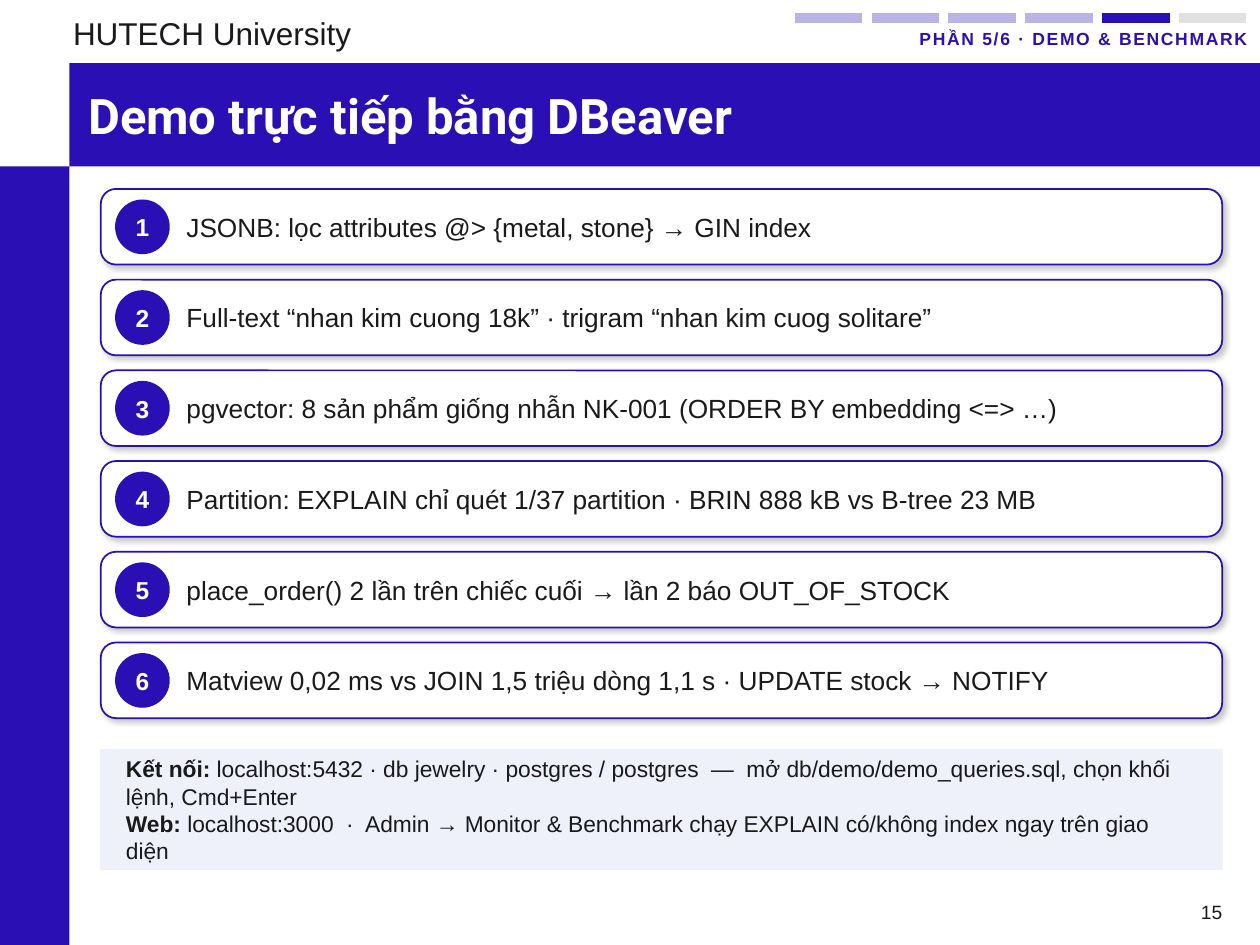
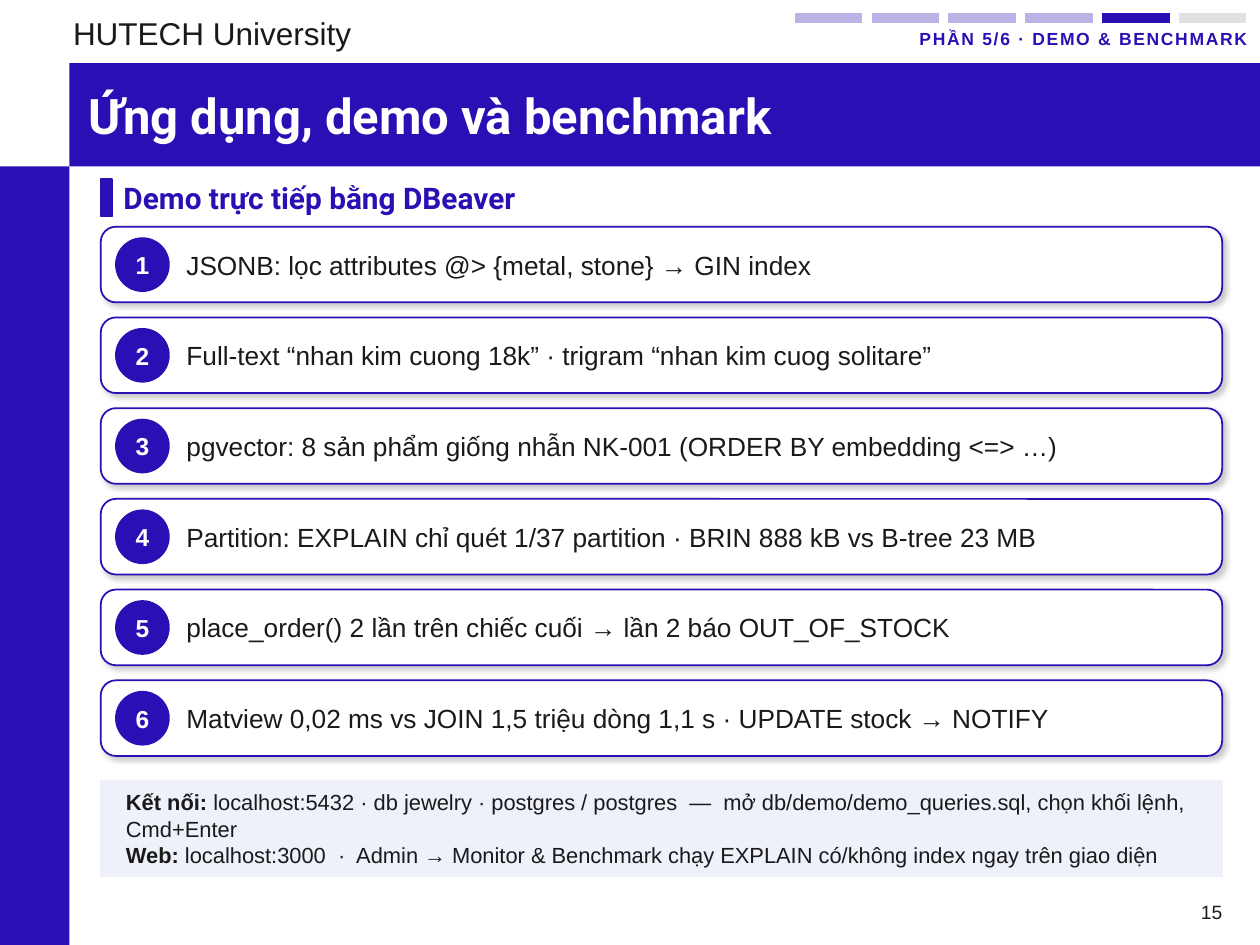
Before and after one commit to phunganhtuan123/master-csdl, a slide deck: slide 15 of docs/Slide_CSDL_Nhom6_PostgreSQL.pptx. Drawn at 1260x945 pixels with LibreOffice and Linux fonts; fonts in the diff are those of the drawing; background and template pictures are left out. Boxes give left, top, right and bottom in pixels: in the first picture for what was removed or moved away, otherwise in the second. Text is boxed around its words. In the diff, an @@ line names an element or a change of style, - is before the commit and + after.

Commit message:
Phụ lục C đúng cây thư mục master-csdl; build chạy được ở máy khác; slide: thanh tiêu đề = tên phần, tiêu đề riêng xuống body

```diff
--- a/docs/Slide_CSDL_Nhom6_PostgreSQL.pptx
+++ b/docs/Slide_CSDL_Nhom6_PostgreSQL.pptx
@@ title added at (x1=88, y1=89, x2=771, y2=144), 28 pt, text #FFFFFF, bold @@
+Ứng dụng, demo và benchmark
@@ rectangle added at (x1=101, y1=179, x2=112, y2=217), fill #2A10B4, outline #2A10B4 1 pt @@
@@ text "Demo trực tiếp bằng DBeaver" moved from (x1=88, y1=94, x2=732, y2=144) to (x1=123, y1=185, x2=515, y2=216) @@
@@ text "Demo trực tiếp bằng DBeaver" at (x1=123, y1=185, x2=515, y2=216): size 28 to 17 pt, text colour #FFFFFF to #2A10B4 @@
@@ rounded rectangle moved from (x1=101, y1=643, x2=1222, y2=718) to (x1=101, y1=680, x2=1222, y2=756) @@
@@ text "Matview 0,02 ms vs JOIN ..." moved from (x1=186, y1=670, x2=1048, y2=696) to (x1=186, y1=708, x2=1048, y2=734) @@
@@ 11 texts, 6 ellipses, 5 rounded rectangles moved together from (x1=101, y1=189, x2=1222, y2=707) to (x1=101, y1=227, x2=1222, y2=745) @@
@@ rectangle resized from (x1=101, y1=750, x2=1222, y2=869) to (x1=101, y1=781, x2=1222, y2=876) @@
@@ text "Kết nối: localhost:5432 · db ..." moved from (x1=126, y1=759, x2=1171, y2=863) to (x1=126, y1=793, x2=1184, y2=868) @@
@@ text "Kết nối: localhost:5432 · db ..." at (x1=126, y1=793, x2=1184, y2=868): size 13 to 12.5 pt @@
```
Also in this commit, not shown: 11 other slides changed, 8 other files.
